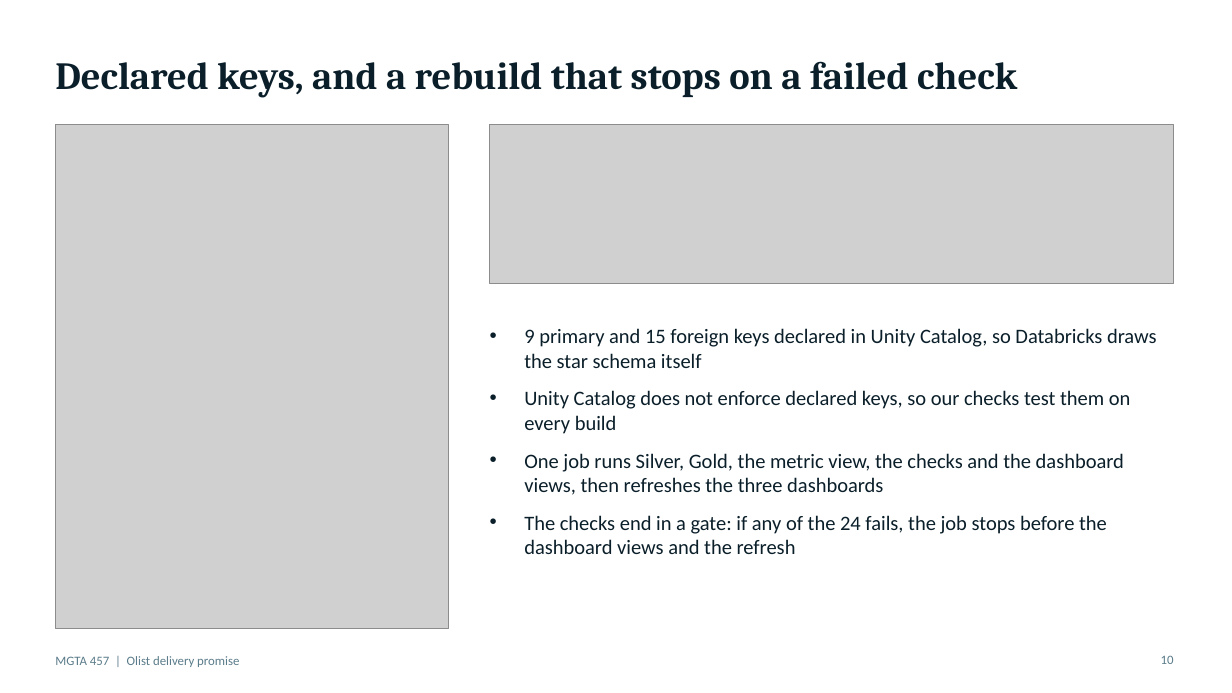
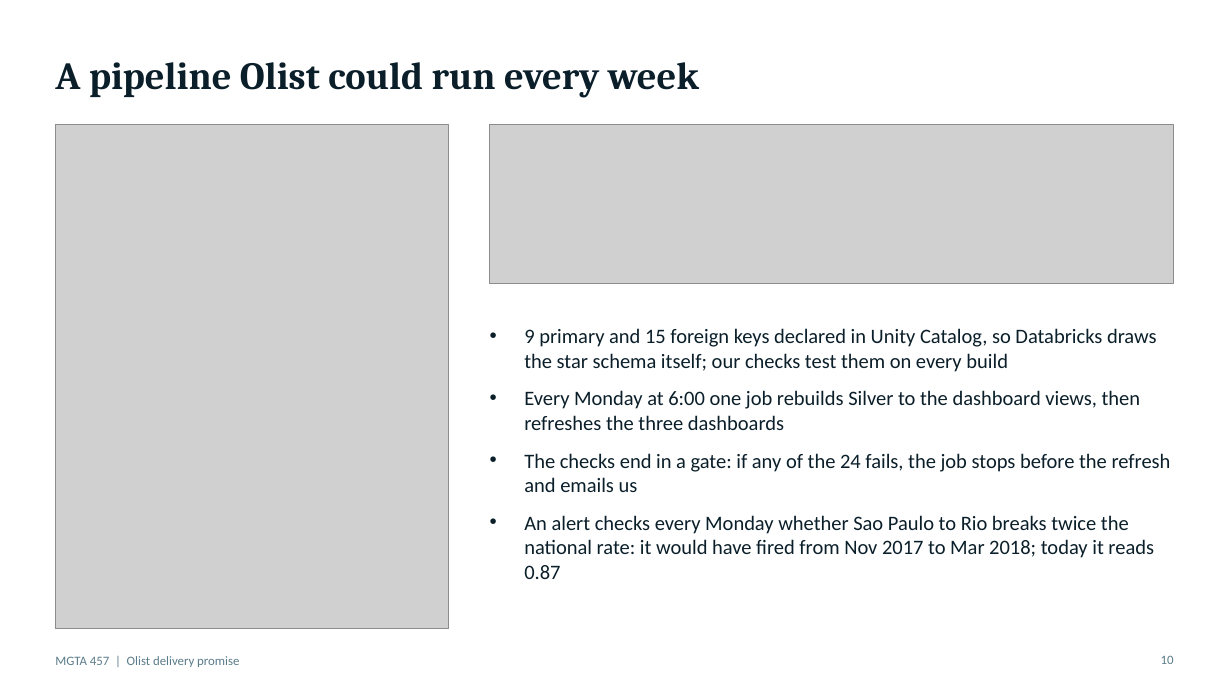
Before and after one commit to rsm-aaljarallah/mgta457-olist, a slide deck: slide 10 of deliverables/olist_presentation.pptx. Drawn at 1232x693 pixels with LibreOffice and Linux fonts; fonts in the diff are those of the drawing; grey boxes stand for pictures. Boxes give left, top, right and bottom in pixels: in the first picture for what was removed or moved away, otherwise in the second. Text is boxed around its words. In the diff, an @@ line names an element or a change of style, - is before the commit and + after.

```diff
--- a/deliverables/olist_presentation.pptx
+++ b/deliverables/olist_presentation.pptx
@@ title at <box>55,62,699,98</box>: text changed @@
-Declared keys, and a rebuild that stops on a failed check
+A pipeline Olist could run every week
@@ text at <box>524,328,1171,579</box>: text changed @@
-• 9 primary and 15 foreign keys declared in Unity Catalog, so Databricks draws the star schema itself
-• Unity Catalog does not enforce declared keys, so our checks test them on every build
-• One job runs Silver, Gold, the metric view, the checks and the dashboard views, then refreshes the three dashboards
-• The checks end in a gate: if any of the 24 fails, the job stops before the dashboard views and the refresh
+• 9 primary and 15 foreign keys declared in Unity Catalog, so Databricks draws the star schema itself; our checks test them on every build
+• Every Monday at 6:00 one job rebuilds Silver to the dashboard views, then refreshes the three dashboards
+• The checks end in a gate: if any of the 24 fails, the job stops before the refresh and emails us
+• An alert checks every Monday whether Sao Paulo to Rio breaks twice the national rate: it would have fired from Nov 2017 to Mar 2018; today it reads 0.87
```
Also in this commit, not shown: 1 other slide changed, 1 slide added, 31 other files.
